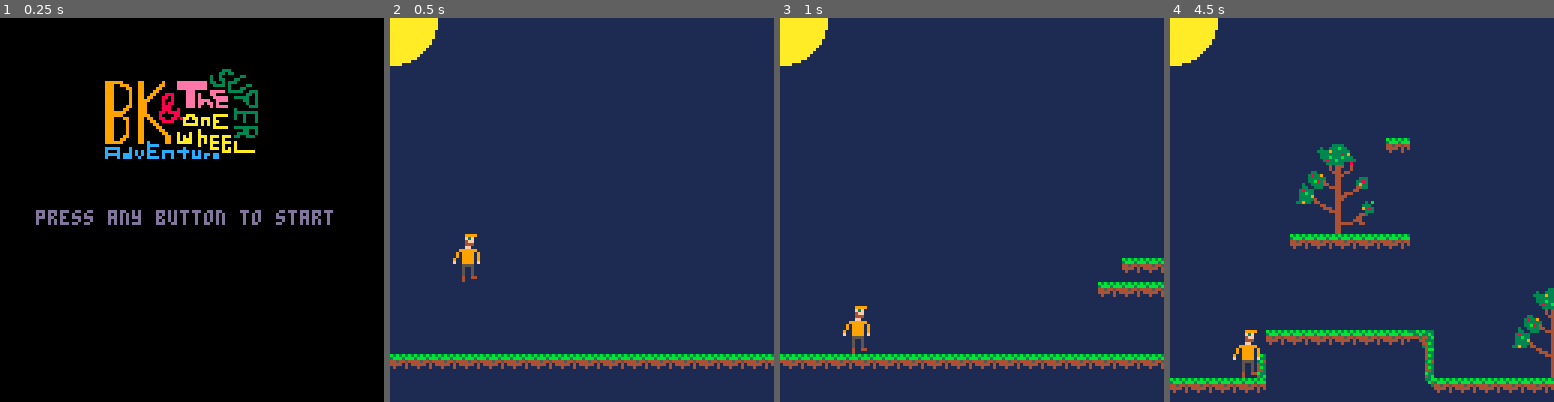
Above: before the commit, frames 1-4 (left to right).
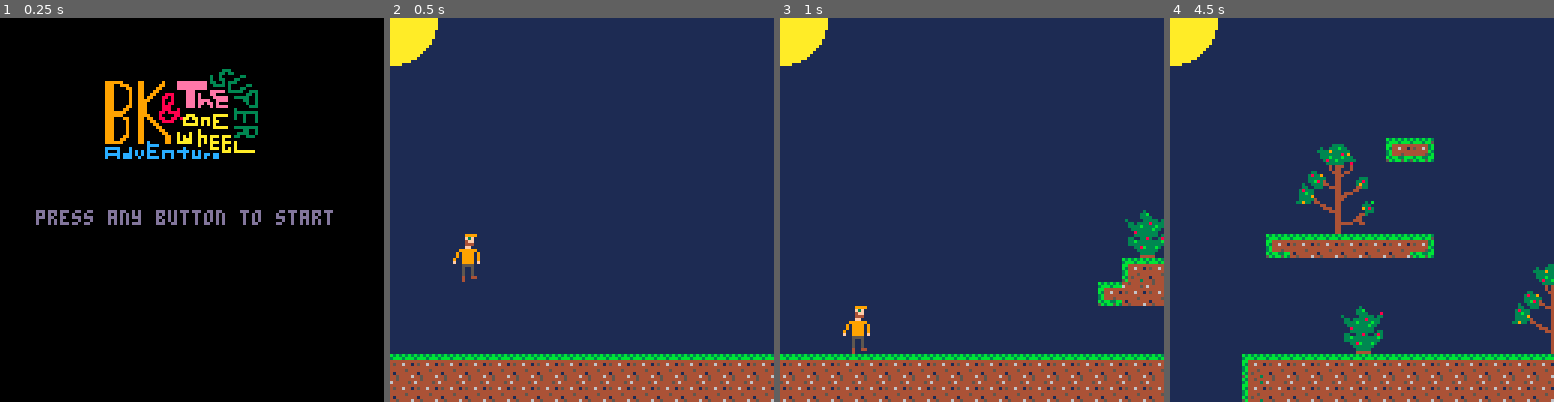
Above: after the commit, the same moments.

Repository: elennick/bksowa
Game: PICO-8 cartridge bksowa.p8
Same seed, same stepped clock (60 frames per second), same inputs: the game is played once before the commit and once after it.
Inputs:
- Up to frame 1 (0.25 s): no input
- Up to frame 2 (0.5 s): tap X (X key) at 0.33 s
- Up to frame 3 (1 s): tap O (Z key) at 0.7 s
- Up to frame 4 (4.5 s): tap X (X key) at 1.07, 1.85, 2.97, 4.08 s; hold Right 1.6-2.1 s; tap O (Z key) every 0.4 s from 1.7 to 4.1 s; hold Up 2.15-2.42 s; hold Right 2.47-3.03 s; hold Left 3.08-3.58 s; hold Down 3.63-3.97 s; hold Right from 4.02 s (still down)

Frame 1 is identical in both runs. In frame 2, 9.5% of the frame differs, in the area x 0-100%, y 89-100%; in frame 3, 11%; in frame 4, 16%, in the area x 0-100%, y 31-100%.

Commit message:
started redoing environment sprites

Diff:
--- a/bksowa.p8
+++ b/bksowa.p8
@@ -69,9 +69,7 @@
   end
 
   if screen == 10 then
-    rectfill(0,0,1050,128,1) //sky
-    circfill(cx,0,15,10) //sun
-		  map(0, 0, 0, 0, 128, 16)
+		  drawenv()
 		  p.x += cvx
 		  ani(p, 2, 2, 3, 4)
 
@@ -82,6 +80,13 @@
   		end
   		camera(cx, 0)
   end
+end
+
+function drawenv()
+  rectfill(0,0,1050,128,1) //sky
+  circfill(cx,0,15,10) //sun
+		//todo draw clouds, sprite 43
+		map(0, 0, 0, 0, 128, 16)
 end
 
 function ani(n,w,h,frames,speed)
@@ -203,22 +208,23 @@
 
 
 __gff__
-0000000100000000000000000000000000000001010000000000000000000000000000000000000000000000000000000000000000000000000000000000000000000000000000000000000000000000000000000000000000000000000000000000000000000000000000000000000000000000000000000000000000000000
+0000010101010000000000000000000000000101010000000000000000000000000000000000000000000000000000000000000000000000000000000000000000000000000000000000000000000000000000000000000000000000000000000000000000000000000000000000000000000000000000000000000000000000
 0000000000000000000000000000000000000000000000000000000000000000000000000000000000000000000000000000000000000000000000000000000000000000000000000000000000000000000000000000000000000000000000000000000000000000000000000000000000000000000000000000000000000000
 __map__
 0000000000000000000000000000000000000000000000000000000000000000000000000000000000000000000000000000000000000000000000000000000000000000000000000000000000000000000000000000000000000000000000000000000000000000000000000000000000000000000000000000000000000000
 000000000000000000000000000000000000000000000708090a000000000000000000000000000000000000000000000000000000000000000000000000000000000000000000000000000000000000000000000000000000000000000000000000000000000000000000000000000000000000000000000000000000000000
 000000000000000000000000000000000000000000001718191a0000000000000000000000000000000000000000000000000000000000000000030000000000000000000708090a0000000000000000000000000000000000000000000000000000000000000000000000000000000000000000000000000000000000000000
 000000000000000000000000000000000000000000002728292a0000000000000000000000000000000000000000000000000000000000000000000708090a00000000001718191a0000000000000000000000000000000000000000000000000000000000000000000000000000000000000000000000000000000000000000
-000000000000000000000000000000000000000000003738393a0000000000000000000000000000000000000000000000000000000000000003031718191a00000000002728292a0000000000000000000000000000000000000000000000000000000000000000000000000000000000000000000000000000000000000000
-0000000000000000000000000000000000000000000000030303000000000000000000000708090a030000000000000000000000000000000000002728292a00000000003738393a0000000000000000000000000000000000000000000000000000000000000000000000000000000000000000000000000000000000000000
-0000000000000000000000000000000000000000000000000000000000000000000000001718191a000000000000000000000000000000000000003738393a0000000003030303030303030000000000000000000000000000000000000000000000000000000000000000000000000000000000000000000000000000000000
+000000000000000000000000000000000000000000003738393a000000000000000000000000000000000000000000000b0c0000000000000003031718191a00000000002728292a0000000000000000000000000000000000000000000000000000000000000000000000000000000000000000000000000000000000000000
+0000000000000000000000000000000000000000000012020204000000000000000000000708090a12040000000000001b1c0000000000000000002728292a00000000003738393a0000000000000000000000000000000000000000000000000000000000000000000000000000000000000000000000000000000000000000
+0000000000000000000000000000000000000000000000000000000000000000000000001718191a000000000000001202020400000000000000003738393a0000000003030303030303030000000000000000000000000000000000000000000000000000000000000000000000000000000000000000000000000000000000
 0000000000000000000000000000000000000000000000000000000000000000000000002728292a00000000000000000000000000000000030303030303000000000000000000000000000000000000000000000000000000000000000000000000000000000000000000000000000000000000000000000000000000000000
-0000000000000000000000000000000000000000000000000000000000000000000000003738393a000000000000000000000000000000000000000000000000000000000000000000000000000000000000000000000000000708090a0000000000000000000000000000000000000000000000000000000000000000000000
-00000000000000000000000000000000000000000000000000000000000000000000000003030303030000000000000000000000000000000000000000000000000000000000000000000000000000000000000000000000001718191a0000000000000000000000000000000000000000000000000000000000000000000000
-00000000000000000000000000000000000000030313000708090a00000000000000000000000000000000000000000000000000000000000000030300000000000000000000000000000000000000000000000000000000002728292a0000000000000000000000000000000000000000000000000000000000000000000000
-00000000000000000000000000000000000003030303001718191a0000000000000000000000000000000000000708090a00000000000000000000000000000000000003030303000708090a140303030303030303130000003738393a0000000000000000000000000000000000000000000000000000000000000000000000
-00000000000000000000000000000000000000000000002728292a0000000000000000000000000000000000001718191a00000000000000000000000000000000000000000000001718191a14000000000000000004030303030303030303030303030313000000000000000000000000000000000000000000000000000000
-00000000000000000000000000000000000000000000003738393a0000000000000000030303030303130000002728292a03030303030303030303030313000000000000000000002728292a14000000000000000000000000000000000000000000000014000000000000000000000000000000000000000000000000000000
-0303030303030303030303030303030303030303030303030303031300000000000014000000000000140000003738393a03000000000000000000000014000000000000000000003738393a14000000000000000000000000000000000000000000000004030303030303030303030303030303030303030303030303030303
-0000000000000000000000000000000000000000000000000000000403030303030303000000000000040303030303030303000000000000000000000004030303030303030303030303030303000000000000000000000000000000000000000000000000000000000000000000000000000000000000000000000000000000
+000000000000000000000000000000000000000b0c0000000000000000000000000000003738393a00000000000000000000000000000000000000000000000000000000000000000000000000000000000000000000000000000000000000000000000000000000000000000000000000000000000000000000000000000000
+000000000000000000000000000000000000001b1c0000000000000000000000000000120303030303040000000000000000000000000000000000000000000000000000000000000000000000000000000000000000000000000000000000000000000000000000000000000000000000000000000000000000000000000000
+00000000000000000000000000000000000000150313000708090a0000000000000000000000000000000000000708090a00000000000000000003030000000000000000000000000000000000000000000000000000000000000000000000000000000000000000000000000000000000000000000000000000000000000000
+00000000000000000000000000000000000012050514001718191a0000000000000000000000000000000000001718191a00000000000000000000000000000000000003030303000700000000000000000000000000000000000000000000000000000000000000000000000000000000000000000000000000000000000000
+00000000000000000000000000000000000000000000002728292a00000000000000000000000b0c00000000002728292a0000000000000000000000000b0c000000000000000000000000000000000b0c0000000000000000000000000000000000000000000b0c000000000000000000000000000000000000000000000000
+00000000000000000000000000000000000000000000003738393a00000000000000000000001b1c00000000003738393a0000000000000000000000001b1c000000000003030000000000000000001b1c0000000000000000000000000000000000000000001b1c000000000000000000000000000000000000000000000000
+0303030303030303030303030303030303030303030303030303031300000000000015030303030303030303030303030313000012040000030303030303030303030303030303030303030303030303030303030303030303030303030313000000000004030303030303030303030303030303030303030303030303030303
+0505050505050505050505050505050505050505050505050505051400000000000025050505050505050505050505050514000000000000000000000000000000000000000000000000000000000000000000000000000000000000000000000000000000000000000000000000000000000000000000000000000000000000
+0505050505050505050505050505050505050505050505050505051400000000000025050505050505050505050505050514000000000000000000000000000000000000000000000000000000000000000000000000000000000000000000000000000000000000000000000000000000000000000000000000000000000000
Not shown, changed: 30 lines of the sprite sheet (__gfx__) section of bksowa.p8
